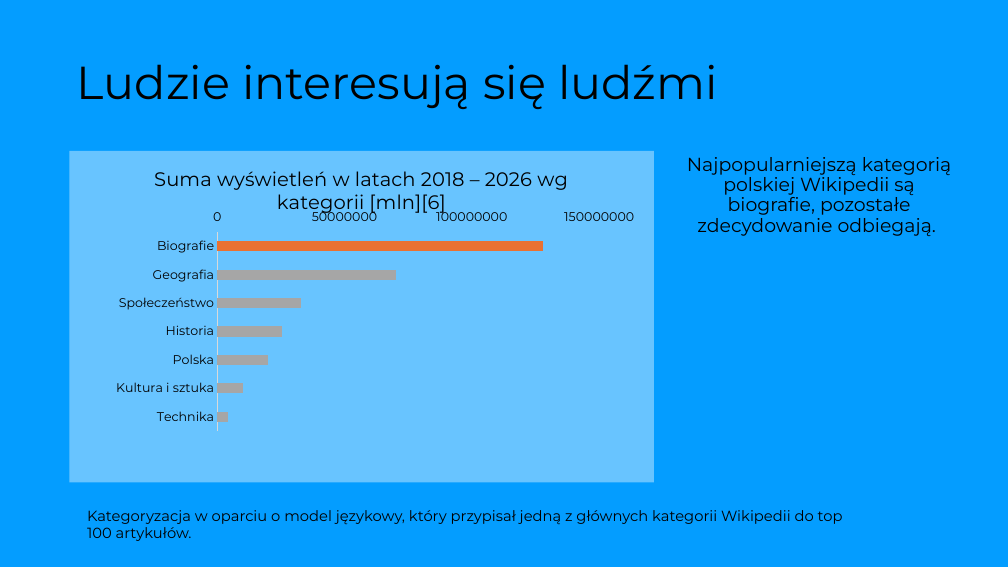
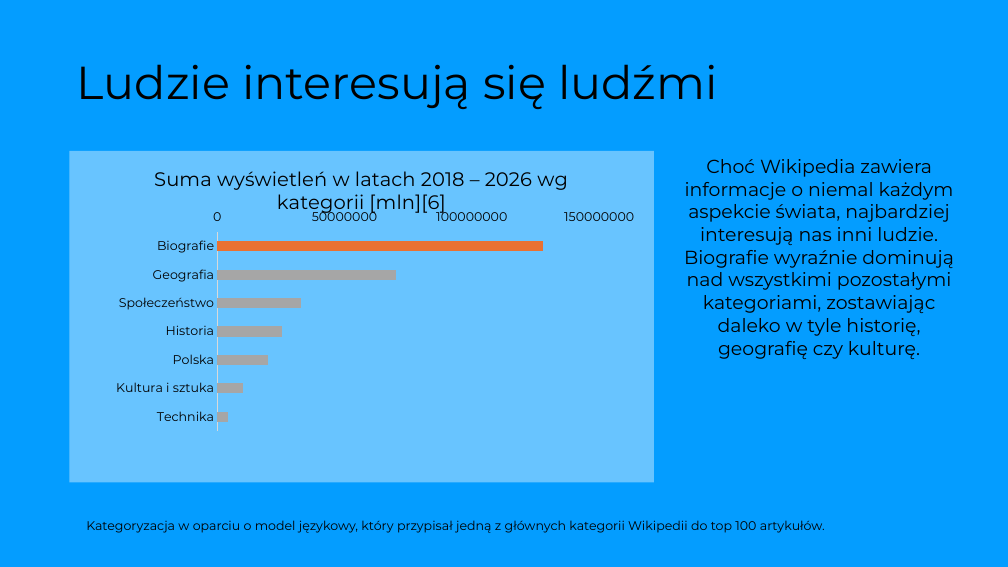
Before and after one commit to kotlarekm/BI_NGO_Wikipedia, a slide deck: slide 2 of storytelling/Storytelling.pptx. Drawn at 1008x567 pixels with LibreOffice and Linux fonts; fonts in the diff are those of the drawing; background and template pictures are left out. Boxes give left, top, right and bottom in pixels: in the first picture for what was removed or moved away, otherwise in the second. Text is boxed around its words. In the diff, an @@ line names an element or a change of style, - is before the commit and + after.

```diff
--- a/storytelling/Storytelling.pptx
+++ b/storytelling/Storytelling.pptx
@@ text at (684, 159, 954, 359): text changed @@
-Najpopularniejszą kategorią polskiej Wikipedii są biografie, pozostałe zdecydowanie odbiegają.
+Choć Wikipedia zawiera informacje o niemal każdym aspekcie świata, najbardziej interesują nas inni ludzie. Biografie wyraźnie dominują nad wszystkimi pozostałymi kategoriami, zostawiając daleko w tyle historię, geografię czy kulturę.
@@ text "Kategoryzacja w oparciu o model ...": place and size @@
-text "Kategoryzacja w oparciu o model ..." at (87, 510, 843, 541)
+text "Kategoryzacja w oparciu o model ..." at (86, 520, 825, 533)
@@ text "Kategoryzacja w oparciu o model ..." at (86, 520, 825, 533): size 14 to 12 pt @@
```
Also in this commit, not shown: 9 other slides changed, 1 other file.
